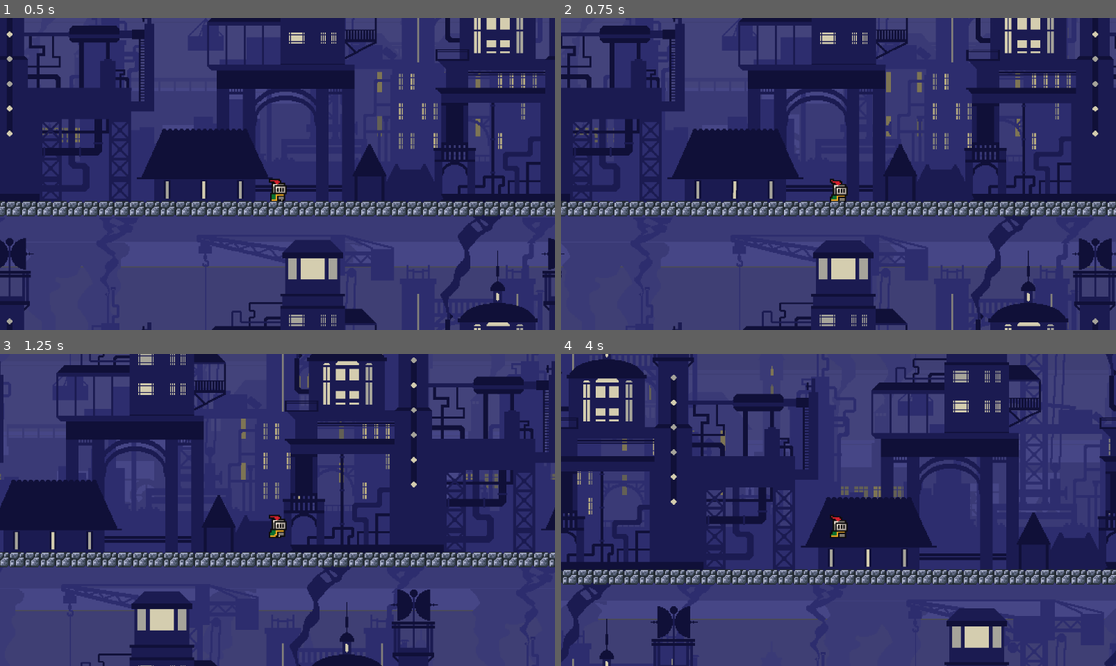
Above: before the commit, frames 1-4 (two rows, left to right).
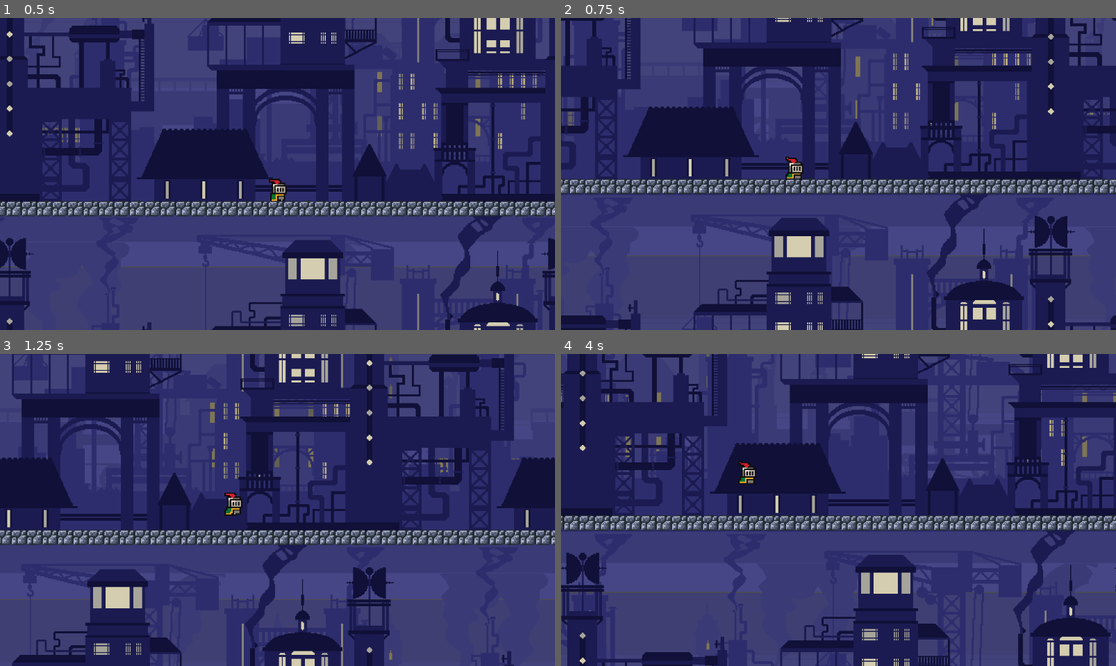
Above: after the commit, the same moments.

Repository: Zaine2k/testing
Game: Godot game, scene res://scenes/maingame.tscn
Same seed, same stepped clock (60 frames per second), same inputs: the game is played once before the commit and once after it.
Inputs (mouse positions are in pixels of both pictures, inside the frame that each line leads up to):
- Up to frame 1 (0.5 s): no input
- Up to frame 2 (0.75 s): move the mouse to (960, 158) at 0.52 s; hold D (key_right) from 0.53 s (still down)
- Up to frame 3 (1.25 s): keep holding D (key_right); tap Space (jump) at 0.77 s
- Up to frame 4 (4 s): move the mouse to (727, 525) at 1.27 s; tap Space (jump) at 1.52, 3.02, 3.77 s; move the mouse to (894, 441) at 2.02 s; release D (key_right) at 2.03 s; hold A (key_left) 2.03-2.78 s; move the mouse to (810, 572) at 2.77 s; hold D (key_right) from 2.78 s (still down); move the mouse to (1005, 556) at 3.52 s

Frame 1 is identical in both runs. In frame 2, 57% of the frame differs, in the area x 0-100%, y 0-100%; in frame 3, 57%; in frame 4, 62%.

Commit message:
Added Dynamic Camera
I added a dynamic camera which should have a max and a min. If the mouse is near player, the camera won't move. Change values to see which one is good!

Diff:
--- /dev/null
+++ b/scenes/camera_2d.gd
@@ -0,0 +1,17 @@
+extends Camera2D
+#Dynamic camera moving for player.
+const no_move_zone = 160  # THis is the amount of pixels away from player where the mouse is always centered on player
+const min_position = Vector2(-175, -100)  # Minimum camera position (can be adjusted)
+const max_position = Vector2(175, 100)   # Maximum camera position (can be adjusted)
+
+func _input(event: InputEvent) -> void:
+	if event is InputEventMouseMotion:  # Mouse moving activates this
+		var _target = event.position - get_viewport().size * 0.5
+		if _target.length() < no_move_zone:  # If mouse is within the no_move zone, then it doesn't move
+			self.position = Vector2(0, 0)
+		else: #Otherwise, it moves. Clamp jus applies max and min limits
+			# Calculate the new position with the camera following the mouse
+			var new_position = _target.normalized() * (_target.length() - no_move_zone) * 0.5
+			# Apply the min and max limits to the camera position
+			self.position.x = clamp(new_position.x, min_position.x, max_position.x)
+			self.position.y = clamp(new_position.y, min_position.y, max_position.y)
--- a/scenes/player.tscn
+++ b/scenes/player.tscn
@@ -1,7 +1,8 @@
-[gd_scene load_steps=26 format=3 uid="uid://cklrkhk2of2bu"]
+[gd_scene load_steps=27 format=3 uid="uid://cklrkhk2of2bu"]
 
 [ext_resource type="Script" path="res://scripts/basic movement.gd" id="1_8vyr5"]
 [ext_resource type="Texture2D" uid="uid://dg766lodmbk56" path="res://assets/knight.png" id="1_o8o8w"]
+[ext_resource type="Script" path="res://scenes/camera_2d.gd" id="3_bmlur"]
 [ext_resource type="AudioStream" uid="uid://c0yfyhfyji5d" path="res://assets/jump.wav" id="3_nq21c"]
 
 [sub_resource type="AtlasTexture" id="AtlasTexture_vnvd4"]
@@ -177,6 +178,7 @@
 position = Vector2(1, -29)
 zoom = Vector2(2, 2)
 limit_top = -160
+script = ExtResource("3_bmlur")
 
 [node name="CollisionShape2D" type="CollisionShape2D" parent="CharacterBody2D"]
 position = Vector2(2, -9)
